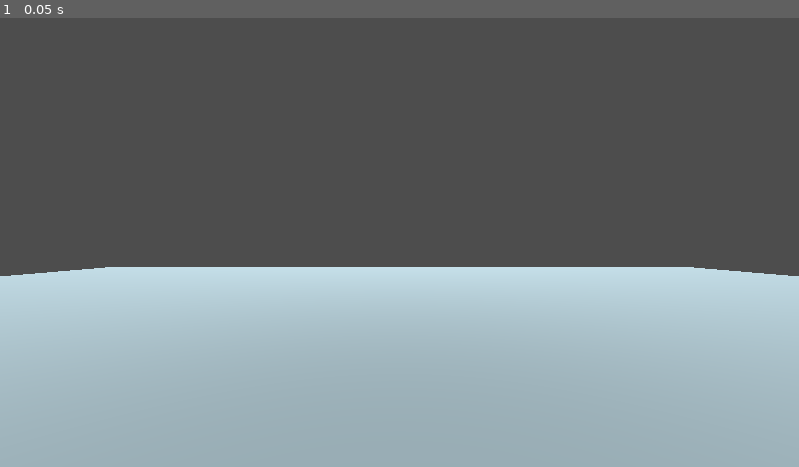
Above: before the commit, frame 1.
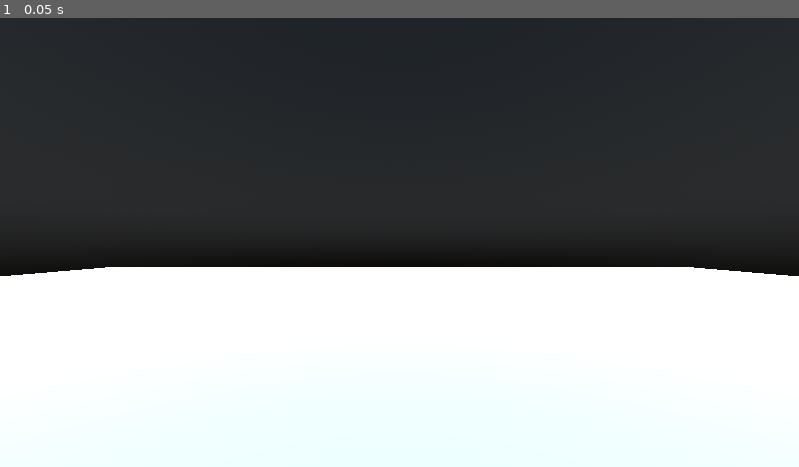
Above: after the commit, the same moment.

Repository: Kosmonautt/kine_vr
Game: Godot game, scene res://scenes/main.tscn
The game is run twice, just before and just after one commit, with the same random seed, the same clock (stepped at 60 frames per second) and the same inputs.
Inputs:
- Up to frame 1 (0.05 s): no input

The runs differ from the first frame. In frame 1, 100% of the frame differs, in the area x 0-100%, y 0-100%.

Commit message:
feat: enhance main scene with sky and environment settings

Diff:
--- a/kine-vr/scenes/main.tscn
+++ b/kine-vr/scenes/main.tscn
@@ -10,6 +10,15 @@
 material = SubResource("StandardMaterial3D_y5ufg")
 size = Vector2(40, 40)
 
+[sub_resource type="PhysicalSkyMaterial" id="PhysicalSkyMaterial_ho35x"]
+
+[sub_resource type="Sky" id="Sky_hy3sc"]
+sky_material = SubResource("PhysicalSkyMaterial_ho35x")
+
+[sub_resource type="Environment" id="Environment_w3hm3"]
+background_mode = 2
+sky = SubResource("Sky_hy3sc")
+
 [node name="Main" type="Node3D"]
 script = ExtResource("1_ijxrd")
 
@@ -20,4 +29,8 @@
 
 [node name="DirectionalLight3D" type="DirectionalLight3D" parent="."]
 transform = Transform3D(1, 0, 0, 0, 0.707107, 0.707107, 0, -0.707107, 0.707107, 0, 40, 6.5)
+light_energy = 2.0
 shadow_enabled = true
+
+[node name="WorldEnvironment" type="WorldEnvironment" parent="."]
+environment = SubResource("Environment_w3hm3")
Not shown: 1 places in kine-vr/scenes/main.tscn that only renumber resources
